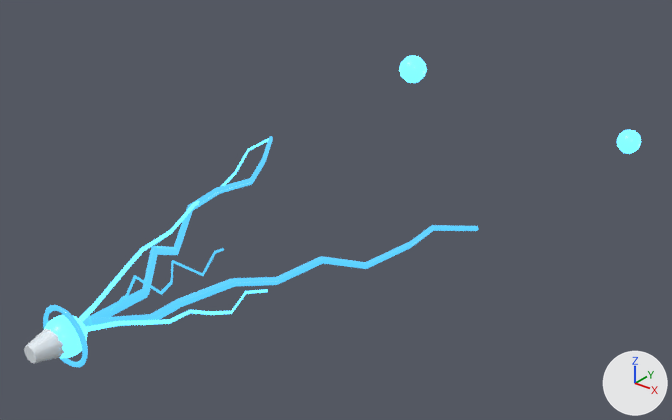
What one commit did to the glTF model game/assets/forge/vfx/arc_chain.glb.
One viewpoint serves both versions: a 50 mm lens placed at (4.31, -2.71, 3.2), pointed at (0.05, 2.62, -0.11). Arrows for +X, +Y and +Z are at lower right; the lights stay in place. The picture after the commit comes second. Where no turn or scale is listed for an object, it has been applied to the vertices.
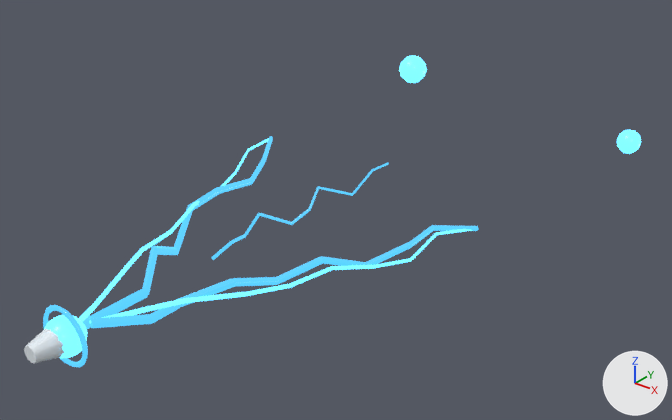
ob_forka is not drawn itself; it is the parent of ob_mesh_18, ob_mesh_19, ob_mesh_20, ob_mesh_21, ob_mesh_22, ob_mesh_23, ob_mesh_24, ob_mesh_25.
ob_forkb is not drawn itself; it is the parent of ob_mesh_36, ob_mesh_37, ob_mesh_38, ob_mesh_39, ob_mesh_40, ob_mesh_41, ob_mesh_42, ob_mesh_43.

What differs and where, as boxes [x1, y1, x2, y2] in the pictures (672 x 420 px):
'Mesh_20', rescaled
    before: [118, 320, 148, 325]
    after: [184, 292, 248, 303]
'Mesh_19', rescaled (115% wider, 67% taller)
    before: [99, 321, 118, 329]
    after: [144, 298, 186, 312]
'Mesh_21', rescaled
    before: [147, 319, 170, 325]
    after: [247, 283, 292, 296]
'Mesh_22', rescaled (87% wider, 57% taller)
    before: [169, 310, 191, 323]
    after: [291, 266, 333, 287]
'Mesh_18', rescaled
    before: [86, 324, 100, 332]
    after: [89, 307, 146, 323]
'Mesh_23', rescaled (100% wider)
    before: [191, 310, 212, 315]
    after: [332, 265, 375, 270]
'Mesh_24', rescaled (77% wider, 120% taller)
    before: [211, 311, 232, 315]
    after: [374, 258, 412, 268]
'Mesh_39', rescaled (21% wider, 35% shorter)
    before: [135, 275, 162, 294]
    after: [259, 213, 292, 225]
'Mesh_42', rescaled
    before: [173, 260, 203, 276]
    after: [318, 186, 353, 196]
'Mesh_36', rescaled (53% wider, 11% taller)
    before: [110, 297, 124, 314]
    after: [211, 241, 233, 260]
'Mesh_25', rescaled (75% wider, 26% taller)
    before: [231, 291, 246, 313]
    after: [411, 232, 438, 260]
'Mesh_26', rescaled
    before: [246, 289, 268, 294]
    after: [437, 229, 472, 235]
'Mesh_38', rescaled (45% wider)
    before: [126, 275, 136, 298]
    after: [245, 213, 260, 236]
'Mesh_43', rescaled (57% wider)
    before: [203, 251, 216, 276]
    after: [352, 169, 373, 195]
'Mesh_40', rescaled (46% wider, 29% taller)
    before: [161, 281, 173, 294]
    after: [292, 208, 310, 225]
'Mesh_41', rescaled
    before: [171, 260, 174, 282]
    after: [309, 187, 319, 210]
'Mesh_37', rescaled
    before: [123, 295, 127, 300]
    after: [231, 234, 246, 243]
'Mesh_44', rescaled
    before: [215, 248, 224, 253]
    after: [373, 163, 389, 171]

Patch to the scene script:
```diff
--- a/game/assets/forge/vfx/arc_chain.glb.py
+++ b/game/assets/forge/vfx/arc_chain.glb.py
@@ ob_forka @@
 ob_forka.location = (0.0, 0.0, 0.0)
-ob_forka.scale = (0.434, 0.434, 1.0)
@@ ob_forkb @@
 ob_forkb.location = (0.0, 0.0, 0.0)
-ob_forkb.scale = (1.0, 0.29, 1.0)
```
